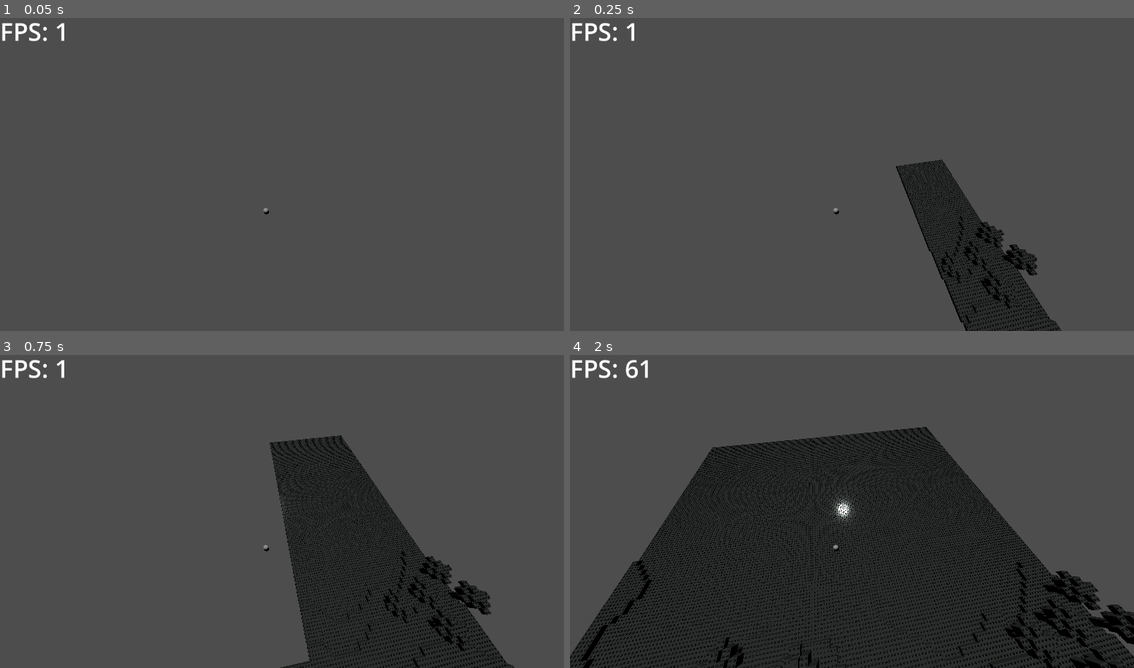
Above: before the commit, frames 1-4 (two rows, left to right).
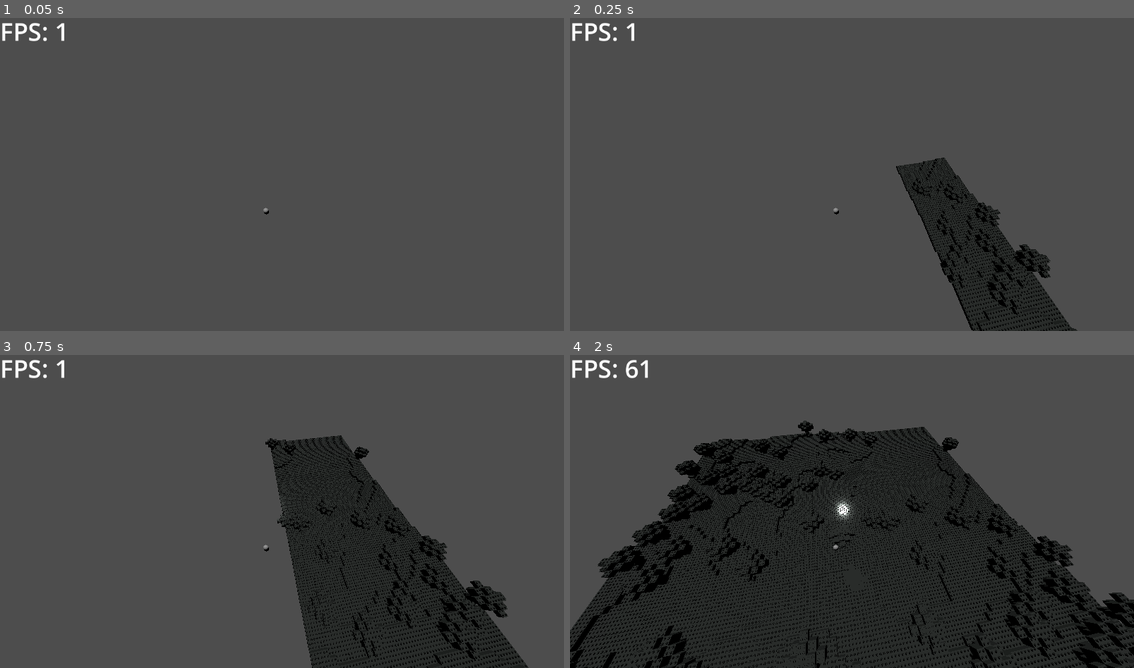
Above: after the commit, the same moments.

Repository: AlbinHorlaville/open-world-lego
Game: Godot game, scene res://levels/main.tscn
Two runs of this game, one before a commit and one after it. Both use one fixed random seed, a clock stepped at 60 frames per second and the inputs below.
Inputs:
- Up to frame 1 (0.05 s): no input
- Up to frame 2 (0.25 s): no input
- Up to frame 3 (0.75 s): tap Enter (ui_accept) at 0.5 s; hold Right (ui_right) from 0.53 s (still down)
- Up to frame 4 (2 s): tap Enter (ui_accept) at 0.77, 1.52 s; release Right (ui_right) at 1.28 s; hold Down (ui_down) from 1.28 s (still down)

Frame 1 is identical in both runs. In frame 2, 3.8% of the frame differs, in the area x 58-90%, y 44-100%; in frame 3, 6.3%; in frame 4, 21%, in the area x 0-100%, y 20-100%.
Error before the commit: Attempt to call function 'set_surface_override_material' in base 'null instance' on a null instance. (res://blocks/dirt.gd:7)

Commit message:
Fill the ground with dirt (dirt below are invisible to optimize memory)

Diff:
--- a/OpenWorldLego/levels/chunk.gd
+++ b/OpenWorldLego/levels/chunk.gd
@@ -33,26 +33,39 @@
 		for j in range(tailleChunk):
 			var block = dirt_scene.instantiate()
 
-			var currentPN = perlin_noise.get_noise_2d(x*tailleChunk+i, y*tailleChunk+j)
-			if currentPN < -0.1:
+			# Add 0.3 because we want more dirt than water on our map
+			var currentPN = 0.3+perlin_noise.get_noise_2d(x*tailleChunk+i, y*tailleChunk+j)
+
+			# WATER
+			if currentPN < -0.05: # 0.5 permit to have few blocks of sand between dirt and water
 				block.changeMaterial(color_water)
 				block.position = Vector3(x*tailleChunk+i, 0, y*tailleChunk+j)
-			elif currentPN <= 0.1:
+			# SAND
+			elif currentPN < 0:
 				block.changeMaterial(color_sand)
-				block.position = Vector3(x*tailleChunk+i, 0, y*tailleChunk+j)
+				block.position = Vector3(x*tailleChunk+i, int(currentPN*10+1)*hlego, y*tailleChunk+j)
+			# DIRT
 			else:
-				block.changeMaterial(color_dirt)
-				block.position = Vector3(x*tailleChunk+i, int(currentPN*10)*hlego, y*tailleChunk+j)
-
+				# fill the ground of dirt to dig into it
+				for k in range(0, int(currentPN*10+1)):
+					block.changeMaterial(color_dirt)
+					block.position = Vector3(x*tailleChunk+i, k*hlego, y*tailleChunk+j)
+					block.set_visible(false)
+					add_child(block)
+					block = dirt_scene.instantiate()
+				# TREE
 				k_TabRandom+=1
 				if k_TabRandom==100:
 					k_TabRandom = 0
-				## Plant a tree (1 chance per 100)
+				# Plant a tree (1 chance per 100)
 				if TabRandom[k_TabRandom]==TabRandom[0]:
 					var tree = tree_scene.instantiate()
 					tree.position = Vector3(tailleChunk*x+i, int(currentPN*10)*hlego, tailleChunk*y+j)
 					add_child(tree)
-
+				# Block at the surface
+				block.changeMaterial(color_dirt)
+				block.position = Vector3(x*tailleChunk+i, int(currentPN*10+1)*hlego, y*tailleChunk+j)
+				block.set_visible(true)
 			add_child(block)
 
 func getCoordChunk():
